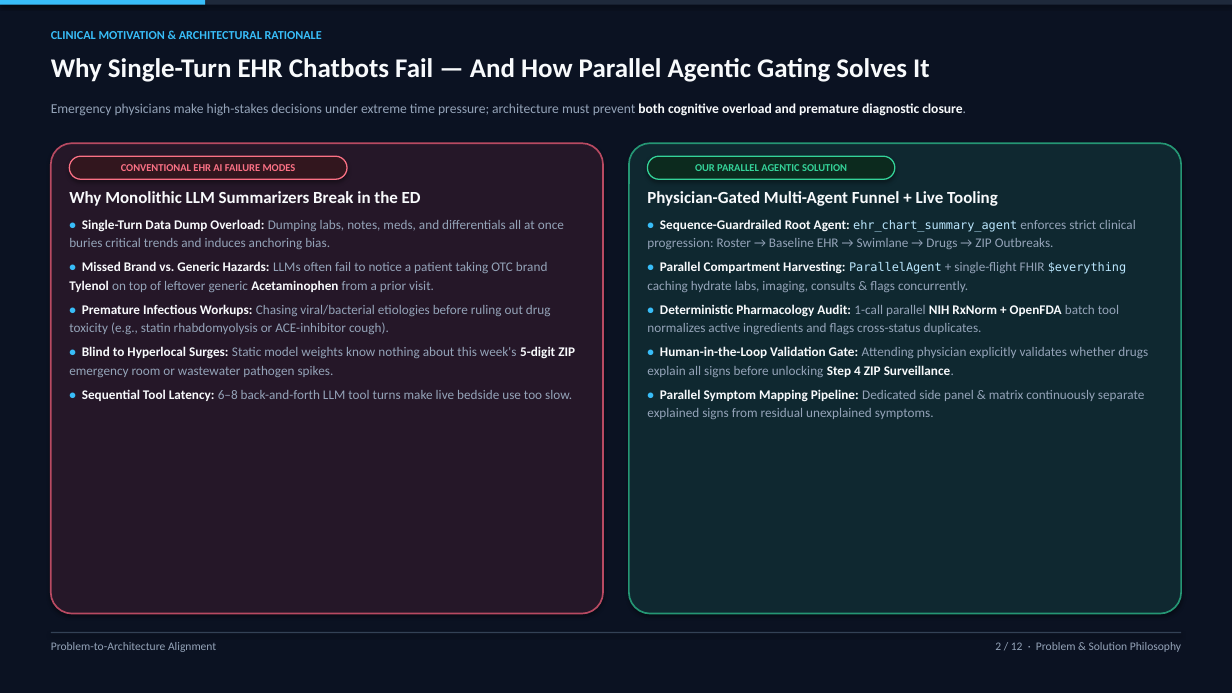
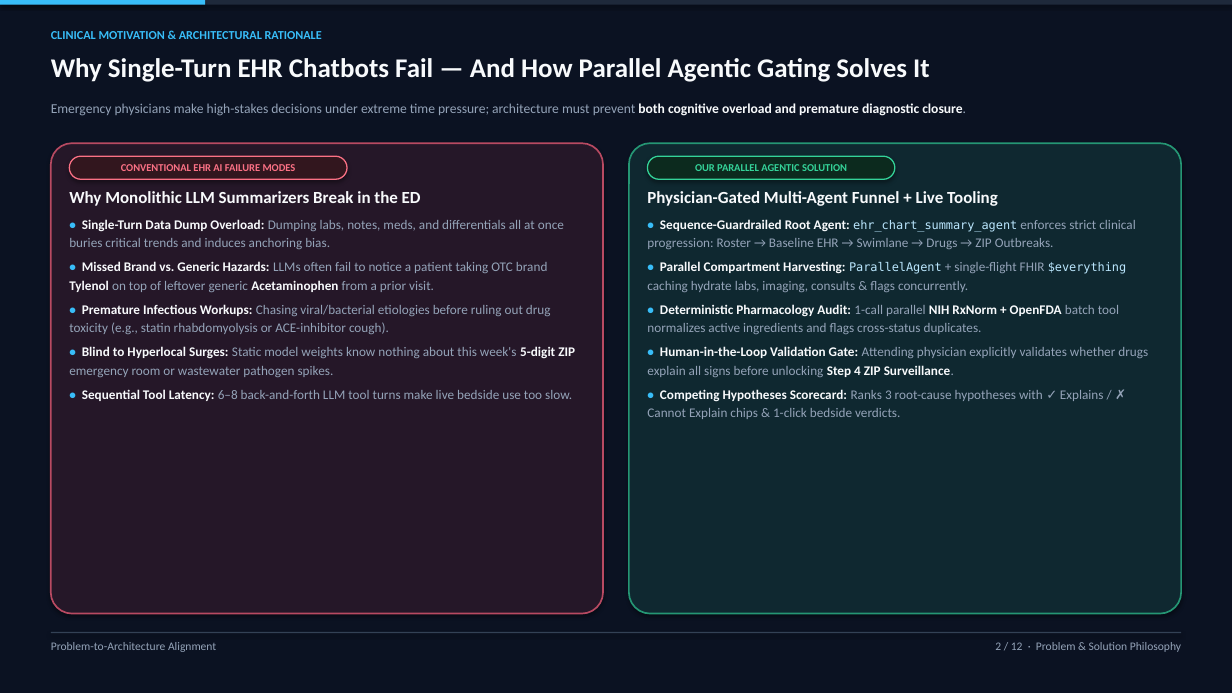
Before and after one commit to Sivaram0606/AI-PhysicianSupport, a slide deck: slide 2 of AGENTIC_ARCHITECTURE_AND_FUNCTIONALITY.pptx. Drawn at 1232x693 pixels with LibreOffice and Linux fonts; fonts in the diff are those of the drawing. Boxes give left, top, right and bottom in pixels: in the first picture for what was removed or moved away, otherwise in the second. Text is boxed around its words. In the diff, an @@ line names an element or a change of style, - is before the commit and + after.

Commit message:
Update PPTX decks, HTML slides, docs, and 4-min narrated demo video for Competing Hypotheses Scorecard UI

```diff
--- a/AGENTIC_ARCHITECTURE_AND_FUNCTIONALITY.pptx
+++ b/AGENTIC_ARCHITECTURE_AND_FUNCTIONALITY.pptx
@@ text at (647,389,1104,419): text changed @@
-• Parallel Symptom Mapping Pipeline: Dedicated side panel & matrix continuously separate explained signs from residual unexplained symptoms.
+• Competing Hypotheses Scorecard: Ranks 3 root-cause hypotheses with ✓ Explains / ✗ Cannot Explain chips & 1-click bedside verdicts.
```
Also in this commit, not shown: 5 other slides changed, 6 other files.
